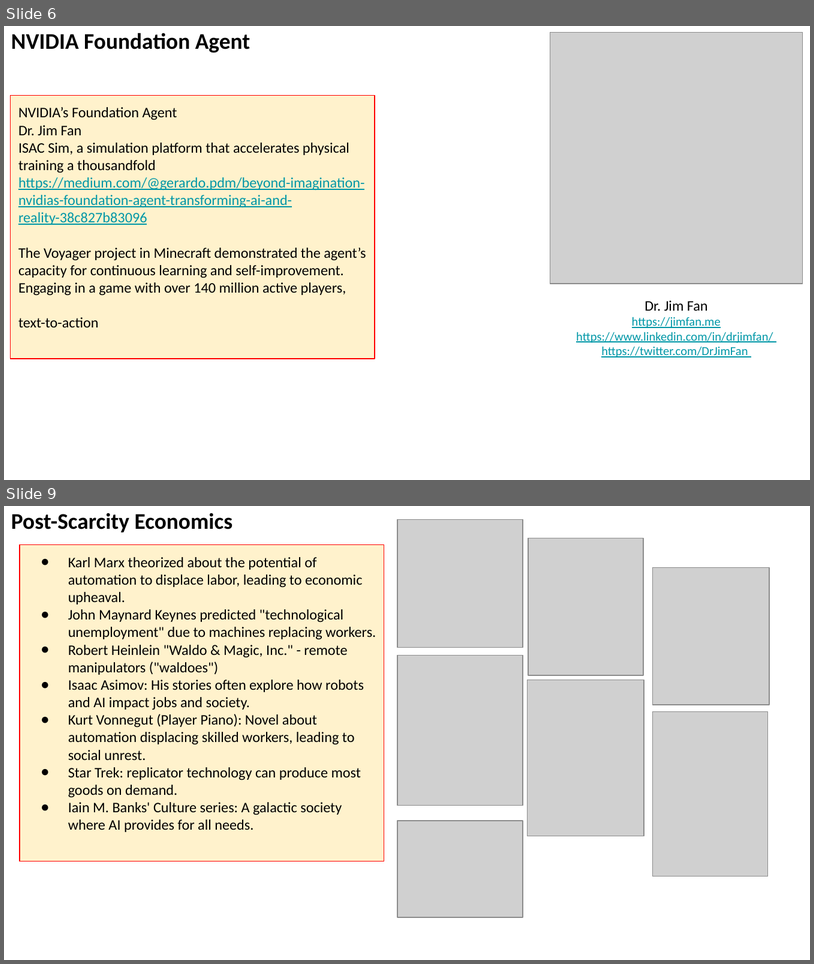
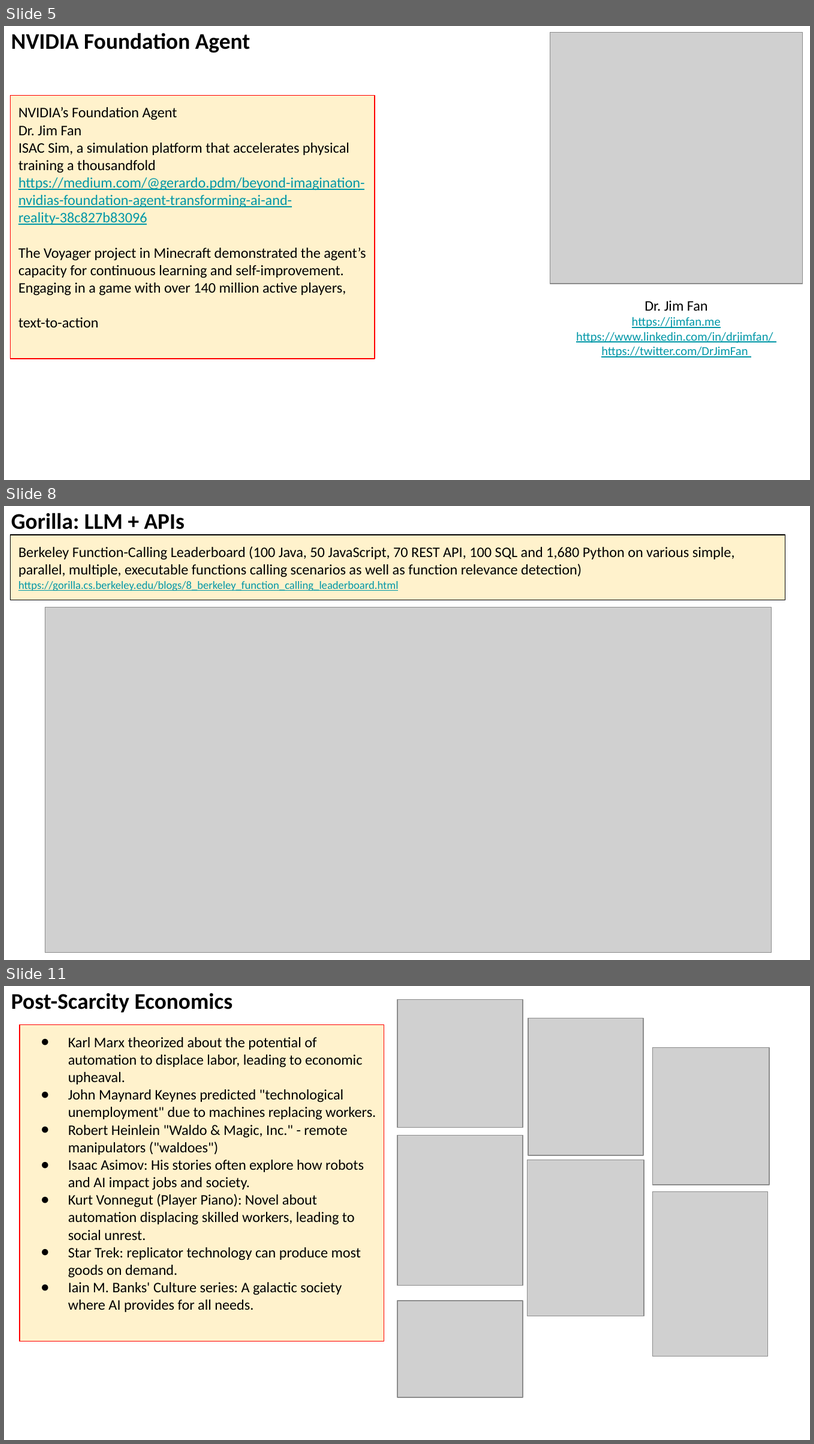
Before and after one commit to lselector/seminar, a slide deck: 2024/2024-03-01-AI-Updates.pptx. Shown one above the other, each under a label of ours: slides 6 and 9 before the commit, slides 5, 8 and 11 after it; the slides between them are not shown. The pictures are 814x964 and 814x1444 pixels, drawn with LibreOffice and Linux fonts; fonts in the diff are those of the drawing; grey boxes stand for pictures. Boxes give left, top, right and bottom in pixels: in the first picture for what was removed or moved away, otherwise in the second. Text is boxed around its words. In the diff, an @@ line names an element or a change of style, - is before the commit and + after.

```diff
--- a/2024/2024-03-01-AI-Updates.pptx
+++ b/2024/2024-03-01-AI-Updates.pptx
@@ slide 8 added at (x1=4, y1=506, x2=810, y2=960), background #FFFFFF @@
@@ text added at (x1=11, y1=513, x2=185, y2=535), 20 pt, text #000000, bold @@
+Gorilla: LLM + APIs
@@ rectangle added at (x1=11, y1=535, x2=785, y2=600), fill #FFF2CC, outline #000000 0.75 pt, 13 pt, text #000000 @@
+Berkeley Function-Calling Leaderboard (100 Java, 50 JavaScript, 70 REST API, 100 SQL and 1,680 Python on various simple, parallel, multiple, executable functions calling scenarios as well as function relevance detection)
+https://gorilla.cs.berkeley.edu/blogs/8_berkeley_function_calling_leaderboard.html
@@ picture added at (x1=45, y1=607, x2=771, y2=952) @@
@@ what was slide 6 is now slide 5 @@
@@ what was slide 9 is now slide 11 @@
```
Also in this commit, not shown: 6 slides changed, 6 other slides added, 3 slides removed.
